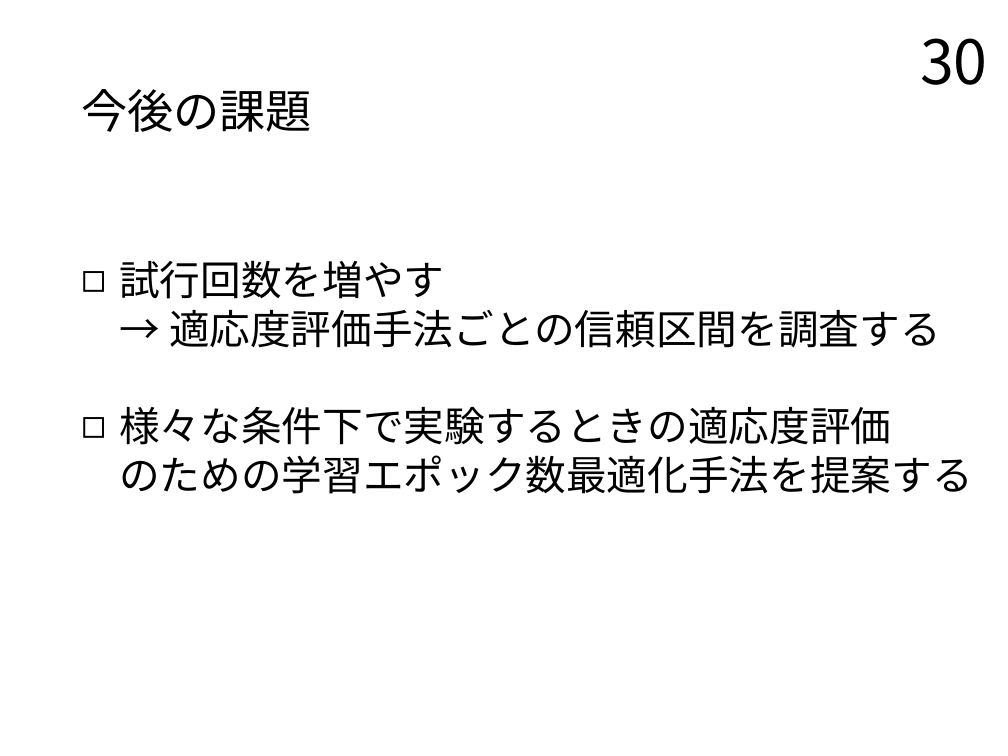
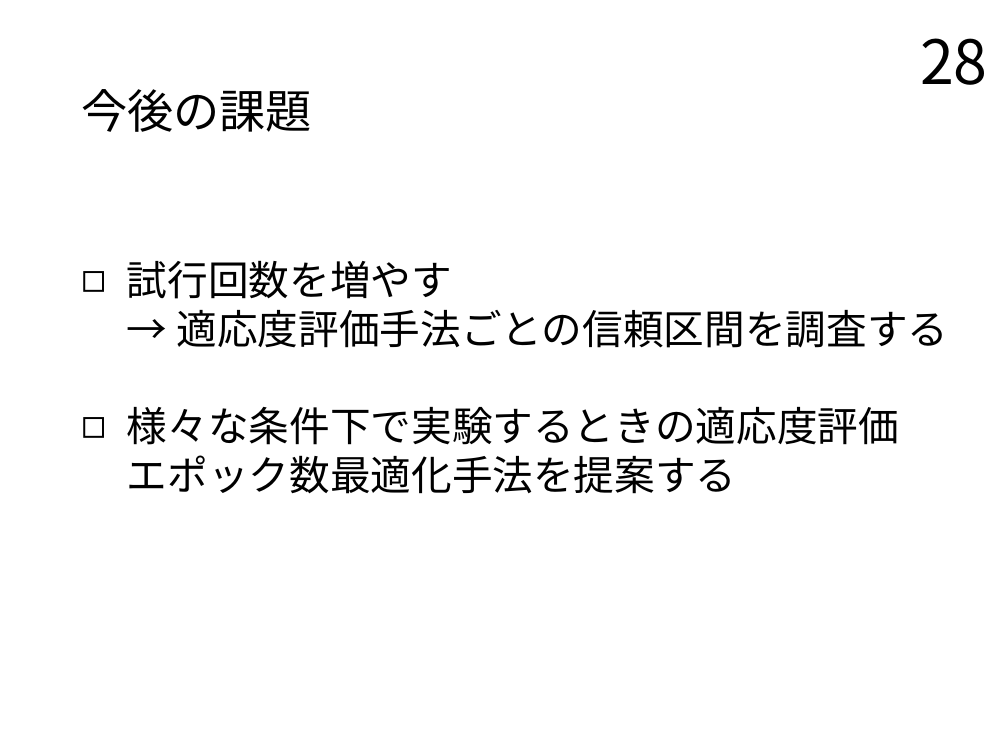
Before and after one commit to TairaTomotaka/kadai, a slide deck: slide 28 of prsn/20230124_prsn_taira.pptx (slide 30 before the commit). Drawn at 1008x756 pixels with LibreOffice and Linux fonts; fonts in the diff are those of the drawing. Boxes give left, top, right and bottom in pixels: in the first picture for what was removed or moved away, otherwise in the second. Text is boxed around its words. In the diff, an @@ line names an element or a change of style, - is before the commit and + after.

```diff
--- a/prsn/20230124_prsn_taira.pptx
+++ b/prsn/20230124_prsn_taira.pptx
@@ page number at (x1=920, y1=38, x2=988, y2=85): text changed @@
-30
+28
@@ text at (x1=127, y1=260, x2=949, y2=348): indent changed @@
@@ text at (x1=127, y1=407, x2=899, y2=494): text changed @@
-◻ 様々な条件下で実験するときの適応度評価
-  のための学習エポック数最適化手法を提案する
+◻ 様々な条件下で実験するときの適応度評価
+  エポック数最適化手法を提案する
```
Also in this commit, not shown: 27 other slides changed, 2 slides removed, 5 other files.
